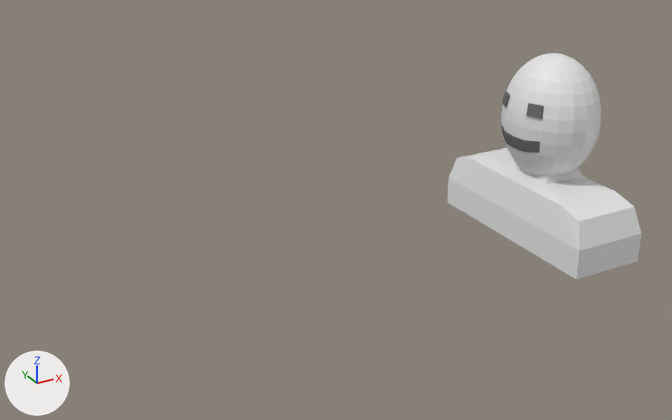
One commit to the Blender file Assets/Models/person.blend: the scene before it, then after it.
One viewpoint serves both versions: a 50 mm lens placed at (-0.895, -1.11, 0.746), pointed at (-0.286, -0.003, 0.193). Lighting does not change. The marker at lower left points along +X, +Y and +Z.

In view in the first picture: 'Eye-Left', 'Head', 'Mouth', 'Person'.
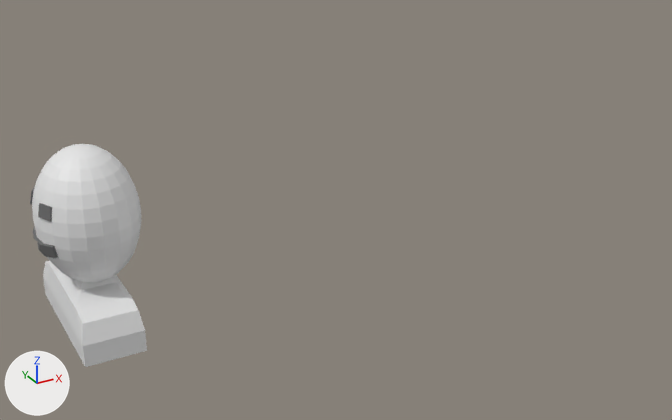
What differs and where, as boxes (x1, y1, x2, y2) in the pictures (672 x 420 px):
```json
{"object": "Person", "change": "reshaped, moved, rescaled", "before": [447, 148, 641, 279], "after": [32, 144, 147, 367], "on screen": "41% narrower, 70% taller"}
{"object": "Head", "change": "deleted", "before": [501, 53, 601, 177]}
{"object": "Mouth", "change": "moved, rescaled, turned", "before": [501, 124, 540, 153], "after": [33, 226, 58, 258]}
{"object": "Exes", "change": "added", "after": [30, 186, 52, 222]}
{"object": "Eye-Left", "change": "deleted", "before": [526, 103, 544, 119]}
{"object": "Eye-Right", "change": "no longer drawn", "before": [502, 91, 510, 107]}
{"part": 1, "of": "me_torso", "change": "added", "after": [32, 144, 141, 283]}
```

The change, as JSON lines over the scene's bpy script:
```json
{"block": "me_torso", "where": "# used by ob_person; location = (0.0, 0.0, 0.0); rotation_euler = (0.0, 0.0, -3.142), in degrees (0, 0, -180); scale = (0.172, 0.172, 0.172)"}
{"op": "remove", "block": "me_torso", "code": "me_torso.from_pydata(...)  # 68 vertices, 66 faces; spans x -1.0..-0.25, y -1.0..1.0, z 0.42..1.15"}
{"op": "add", "block": "me_torso", "code": "me_torso.from_pydata(...)  # 374 vertices, 387 faces; spans x -1.34..-0.07, y -1.0..1.0, z 0.42..2.77"}
{"block": "me_torso", "change": "me_torso part 1: a new loose piece of 306 vertices spanning x -1.34..-0.07, y -0.7..0.71, z 1.03..2.77"}
{"op": "add", "block": "me_sphere_002_1", "code": ["me_sphere_002_1 = bpy.data.meshes.new('Sphere.002')", "me_sphere_002_1.from_pydata([(0.879, -0.285, 0.383), (0.933, -0.303, 0.195), (0.747, -0.543, 0.383), (0.793, -0.576, 0.195), (0.747, 0.543, 0.383), (0.793, 0.576, 0.195), (0.879, 0.285, 0.383), (0.933, 0.303, 0.195), (0.913, -0.285, 0.389), (0.967, -0.303, 0.201), (0.782, -0.543, 0.389), (0.828, -0.576, 0.201), (0.782, 0.543, 0.389), (0.828, 0.576, 0.201), (0.913, 0.285, 0.389), (0.967, 0.303, 0.201)], [], [(7, 5, 13, 15), (1, 0, 8, 9), (13, 12, 14, 15), (9, 8, 10, 11), (6, 7, 15, 14), (3, 1, 9, 11), (0, 2, 10, 8), (4, 6, 14, 12), (5, 4, 12, 13), (2, 3, 11, 10)])", "me_sphere_002_1.materials.append(mat_material_001)  # grey #707070"]}
{"op": "set", "path": "ob_person.location", "old": "(0.0, 0.0, 0.0)", "new": "(-0.722, 0.0, 0.063)"}
{"op": "set", "path": "ob_person.scale", "old": "(0.172, 0.172, 0.172)", "new": "(0.105, 0.105, 0.105)"}
{"op": "add", "block": "ob_mouth", "code": "ob_mouth.matrix_parent_inverse = Matrix(((-9.499, 0.0, 0.0, 0.222), (0.0, -9.499, 0.0, -0.0022), (0.0, 0.0, 9.499, -0.6), (0.0, 0.0, 0.0, 1.0)))"}
{"op": "set", "path": "ob_mouth.location", "old": "(-0.674, -0.0012, 1.588)", "new": "(0.0974, -0.000965, 0.263)"}
{"op": "set", "path": "ob_mouth.rotation_euler", "old": "(0.0, 0.0, 0.0)", "new": "(0.0, 0.0, 3.142)", "note": "degrees (0, 0, 0) -> degrees (0, 0, 180)"}
{"op": "set", "path": "ob_mouth.scale", "old": "(0.442, 0.493, 0.607)", "new": "(0.0669, 0.0745, 0.0918)"}
{"op": "remove", "block": "ob_eye_left", "code": ["ob_eye_left = bpy.data.objects.new('Eye-Left', me_sphere_001)", "ob_eye_left.parent = ob_person", "ob_eye_left.location = (-0.674, -0.0012, 1.588)", "ob_eye_left.scale = (0.442, 0.493, 0.607)"]}
{"op": "remove", "block": "ob_head", "code": ["ob_head = bpy.data.objects.new('Head', me_sphere)", "ob_head.parent = ob_person", "ob_head.location = (-0.674, -0.0012, 1.588)", "ob_head.scale = (0.442, 0.493, 0.607)"]}
{"op": "add", "block": "ob_exes", "code": ["ob_exes = bpy.data.objects.new('Exes', me_sphere_002_1)", "ob_exes.parent = ob_person", "ob_exes.matrix_parent_inverse = Matrix(((-9.499, 0.0, 0.0, 0.222), (0.0, -9.499, 0.0, -0.0022), (0.0, 0.0, 9.499, -0.6), (0.0, 0.0, 0.0, 1.0)))", "ob_exes.location = (0.0974, -0.000965, 0.263)", "ob_exes.rotation_euler = (0.0, 0.0, 3.142)  # degrees (0, 0, 180)", "ob_exes.scale = (0.0669, 0.0745, 0.0918)"]}
```
